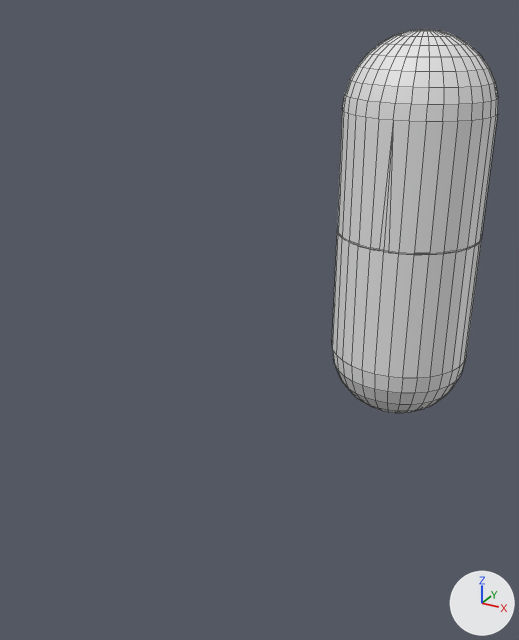
Renders of the Blender file Assets/Models/caplsule.blend from each side of a commit.
Before and after are seen from a 50 mm camera at (4.16, -6.47, 5.73) aimed at (0.41, 0.34, 2.33). The axes (+X, +Y, +Z) are drawn at lower right. The lights are the same throughout. Mesh edges are drawn as thin lines.
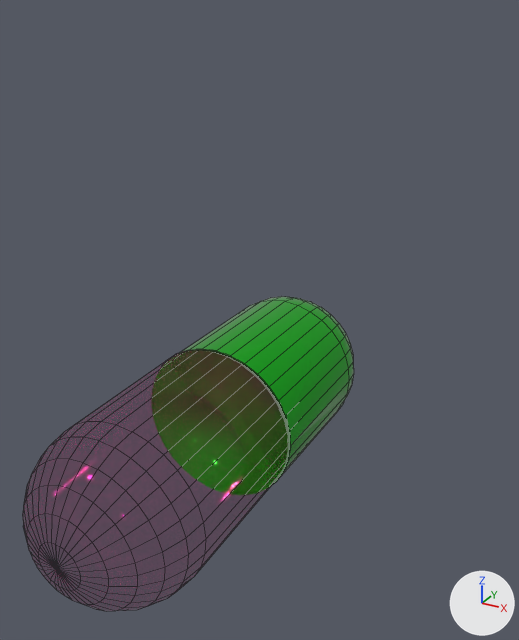
Edits to the bpy script that builds the scene:
```text
Add mat_material_001:
    mat_material_001 = principled_material('Material.001')
    mat_material_001.base_color = (0.418, 0.00371, 0.142)  # pink #ad0c69
    mat_material_001.metallic = 0.347
    mat_material_001.roughness = 0.0382
    mat_material_001.ior = 1.0
    mat_material_001.alpha = 0.223
    mat_material_001.transmission_weight = 0.739
    mat_material_001.coat_weight = 0.102
    mat_material_001.coat_roughness = 0.705
    mat_material_001.coat_ior = 1.0
Add mat_material_003:
    mat_material_003 = principled_material('Material.003')
    mat_material_003.base_color = (0.00317, 0.515, 0.00836)  # green #0abe17
    mat_material_003.metallic = 0.675
    mat_material_003.roughness = 0.0
Change me_cylinder_005:
    used by ob_cylinder_001; location = (1.26, 3.15, 0.98)
    remove me_cylinder_005.from_pydata(...)  # 684 vertices, 688 faces; spans x -1.0..1.0, y -1.0..1.0, z -1.0..4.46
    add me_cylinder_005.from_pydata(...)  # 417 vertices, 363 faces, 15 loose edges; spans x -1.0..1.0, y -1.0..1.0, z -1.0..4.46
    me_cylinder_005 part 1
    267 vertices are removed from x -1.0..1.0, y -1.0..1.0, z 3.46..4.46
    325 faces are deleted
    15 loose edges are added
    me_cylinder_005 part 2: 363 faces spanning x -1.0..1.0, y -1.0..1.0, z -1.0..1.82 switch from no material to mat_material_001 (pink #ad0c69)
Add me_cylinder_002_1:
    me_cylinder_002_1.from_pydata(...)  # 417 vertices, 363 faces, 15 loose edges; spans x -1.0..1.0, y -1.0..1.0, z -1.0..4.46
    me_cylinder_002_1.polygons.foreach_set('use_smooth', [True] * 363)
    me_cylinder_002_1.materials.append(mat_material_003)  # green #0abe17
Change ob_cylinder_001:
    ob_cylinder_001.location: (1.26, 3.15, 0.98) -> (0.03, -1.85, 0.97)
    ob_cylinder_001.rotation_euler: (0.0, 0.0, 0.0) -> (-4.72, 0.0, -3.135)  # degrees (0, 0, 0) -> degrees (-270, 0, -180)
Add ob_cylinder_002:
    ob_cylinder_002 = bpy.data.objects.new('Cylinder.002', me_cylinder_002_1)
    ob_cylinder_002.location = (0.03, 1.77, 0.97)
    ob_cylinder_002.rotation_euler = (-4.72, 0.0, 0.00253)  # degrees (-270, 0, 0.1)
```

Location of each change, (x1, y1, x2, y2) in pixels of the pictures (519 x 640 px):
'Cylinder.001', reshaped, moved, turned: before (332, 29, 498, 413); after (23, 349, 289, 611)
'Cylinder.002', added (green): after (181, 296, 354, 484)
part 1 of me_cylinder_005, cut back: before (337, 29, 498, 253)
part 2 of me_cylinder_005, recoloured: before (332, 230, 482, 413); after (23, 349, 289, 611)
